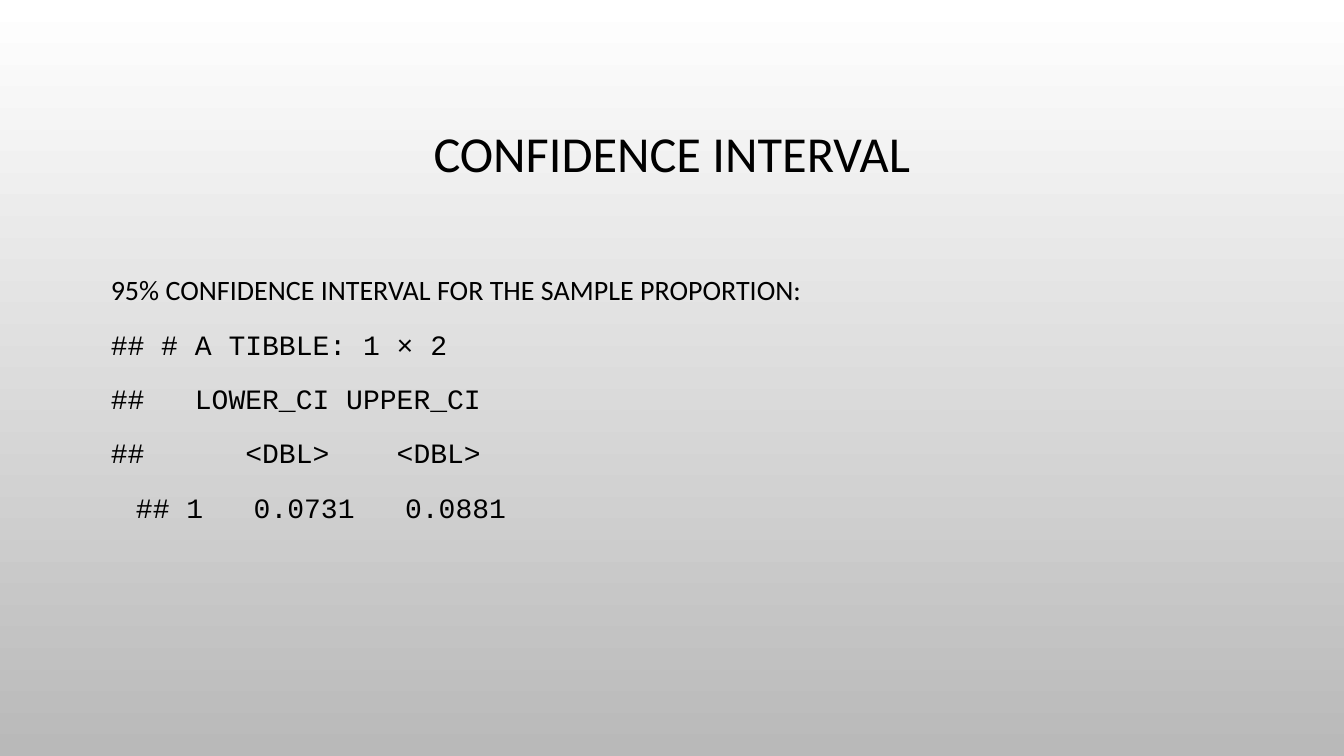
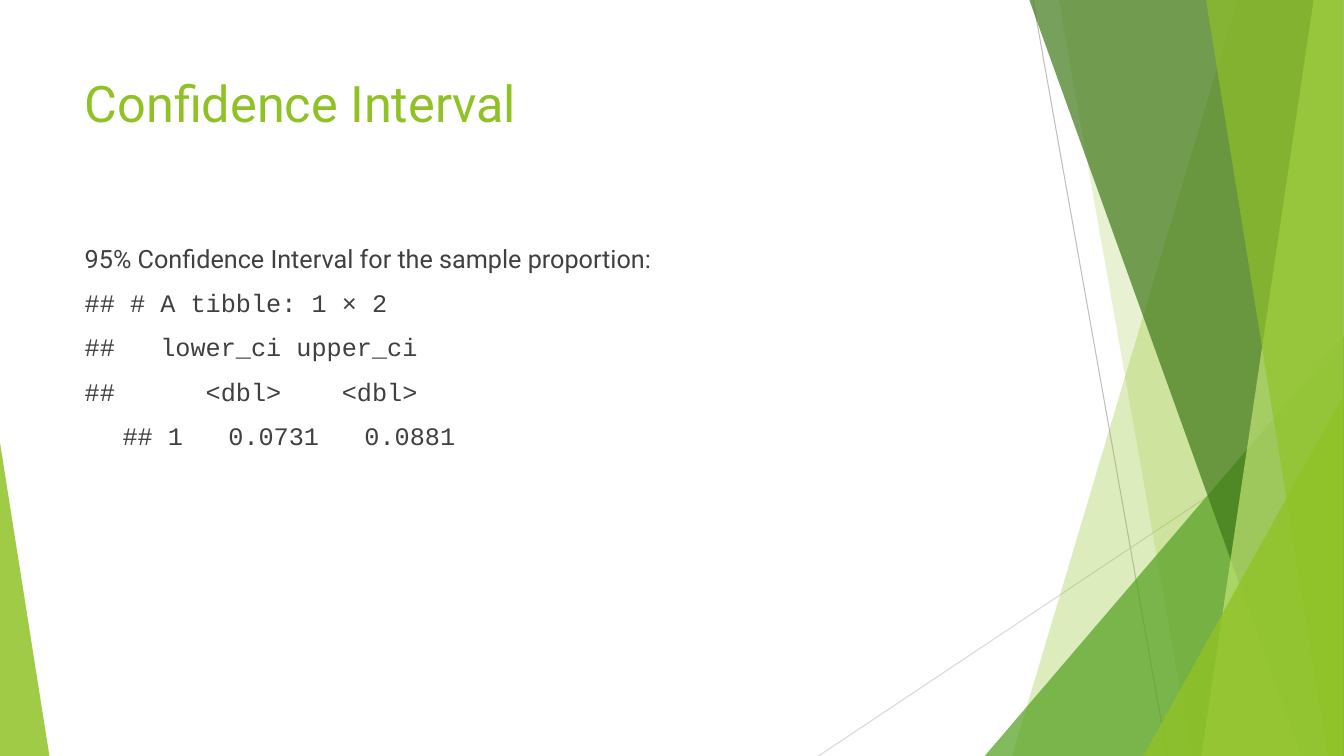
Before and after one commit to himalayahall/CUNY-DATA606, a slide deck: slide 7 of Project/Hakim-Project.pptx. Drawn at 1344x756 pixels with LibreOffice and Linux fonts; fonts in the diff are those of the drawing; background and template pictures are left out. Boxes give left, top, right and bottom in pixels: in the first picture for what was removed or moved away, otherwise in the second. Text is boxed around its words. In the diff, an @@ line names an element or a change of style, - is before the commit and + after.

```diff
--- a/Project/Hakim-Project.pptx
+++ b/Project/Hakim-Project.pptx
@@ background picture (left out) to #FFFFFF @@
@@ title "Confidence Interval" at [85,83,516,123]: vertical alignment middle to top @@
@@ title at [85,83,516,123]: text changed; font Calibri to Roboto; text colour #000000 to #90C226 @@
-CONFIDENCE INTERVAL
+Confidence Interval
@@ text at [85,249,651,446]: text changed; size 20 to 18 pt; text colour #000000 to #404040 @@
-95% CONFIDENCE INTERVAL FOR THE SAMPLE PROPORTION:
-## # A TIBBLE: 1 × 2
-## LOWER_CI UPPER_CI
-## <DBL> <DBL>
-## 1 0.0731 0.0881
+95% Confidence Interval for the sample proportion:
+## # A tibble: 1 × 2
+## lower_ci upper_ci
+## <dbl> <dbl>
+## 1 0.0731 0.0881
@@ group added at [0,0,1344,756]: 5 freeform shapes, 3 triangles, 2 lines @@
```
Also in this commit, not shown: 15 other slides changed, 1 slide added, 1 slide removed, 2 other files.
